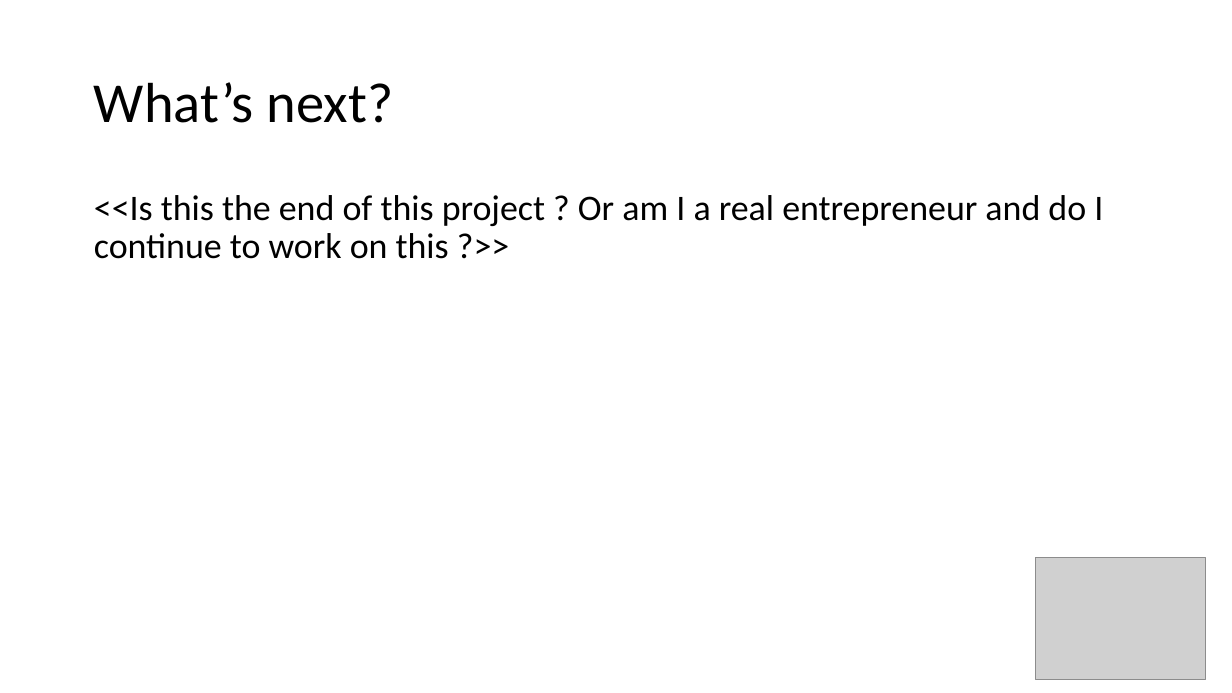
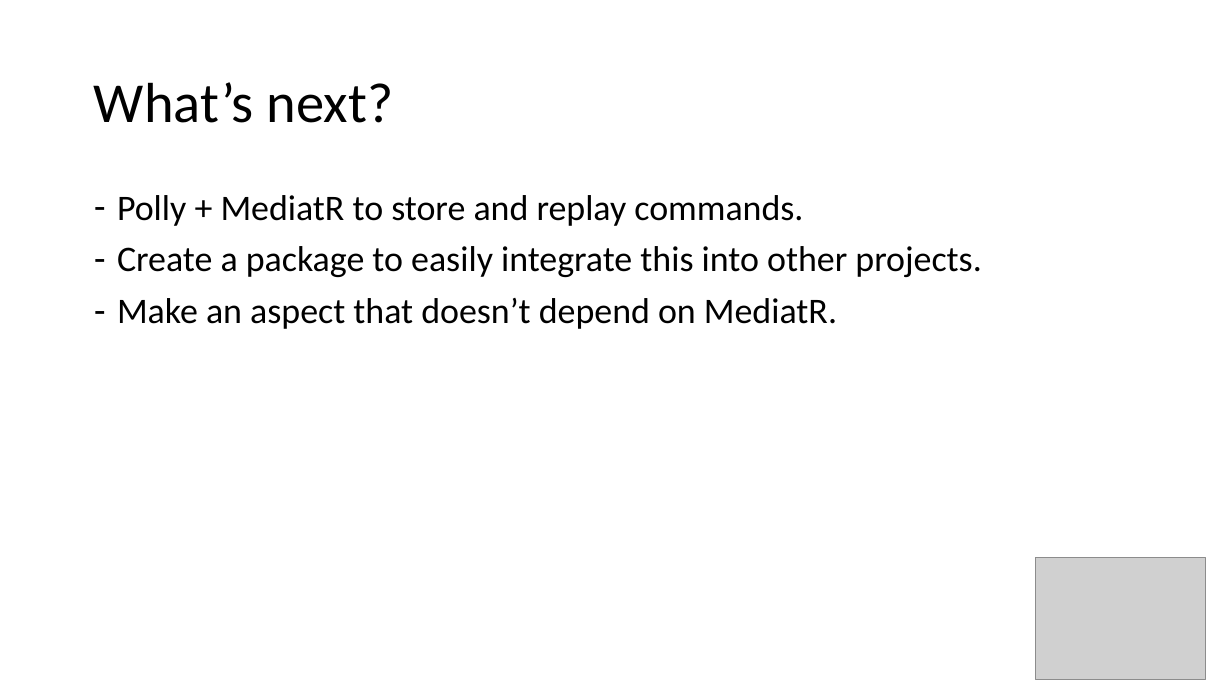
Before and after one commit to gitom/failback, a slide deck: slide 9 of FactSheet.pptx. Drawn at 1232x693 pixels with LibreOffice and Linux fonts; fonts in the diff are those of the drawing; grey boxes stand for pictures. Boxes give left, top, right and bottom in pixels: in the first picture for what was removed or moved away, otherwise in the second. Text is boxed around its words. In the diff, an @@ line names an element or a change of style, - is before the commit and + after.

```diff
--- a/FactSheet.pptx
+++ b/FactSheet.pptx
@@ text at [117,195,981,329]: text changed @@
-<<Is this the end of this project ? Or am I a real entrepreneur and do I continue to work on this ?>>
+– Polly + MediatR to store and replay commands.
+– Create a package to easily integrate this into other projects.
+– Make an aspect that doesn’t depend on MediatR.
```
Also in this commit, not shown: 8 other slides changed.
